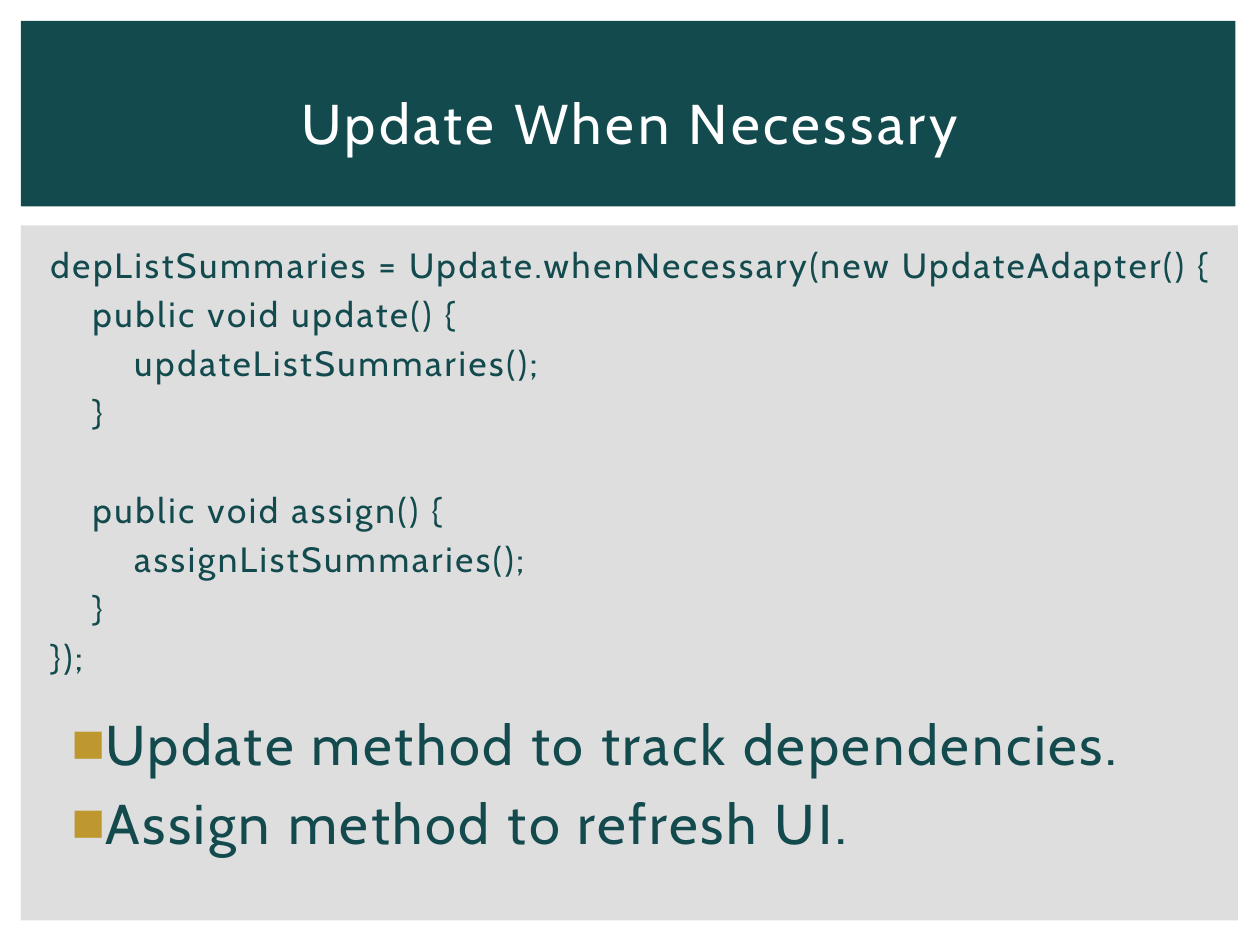
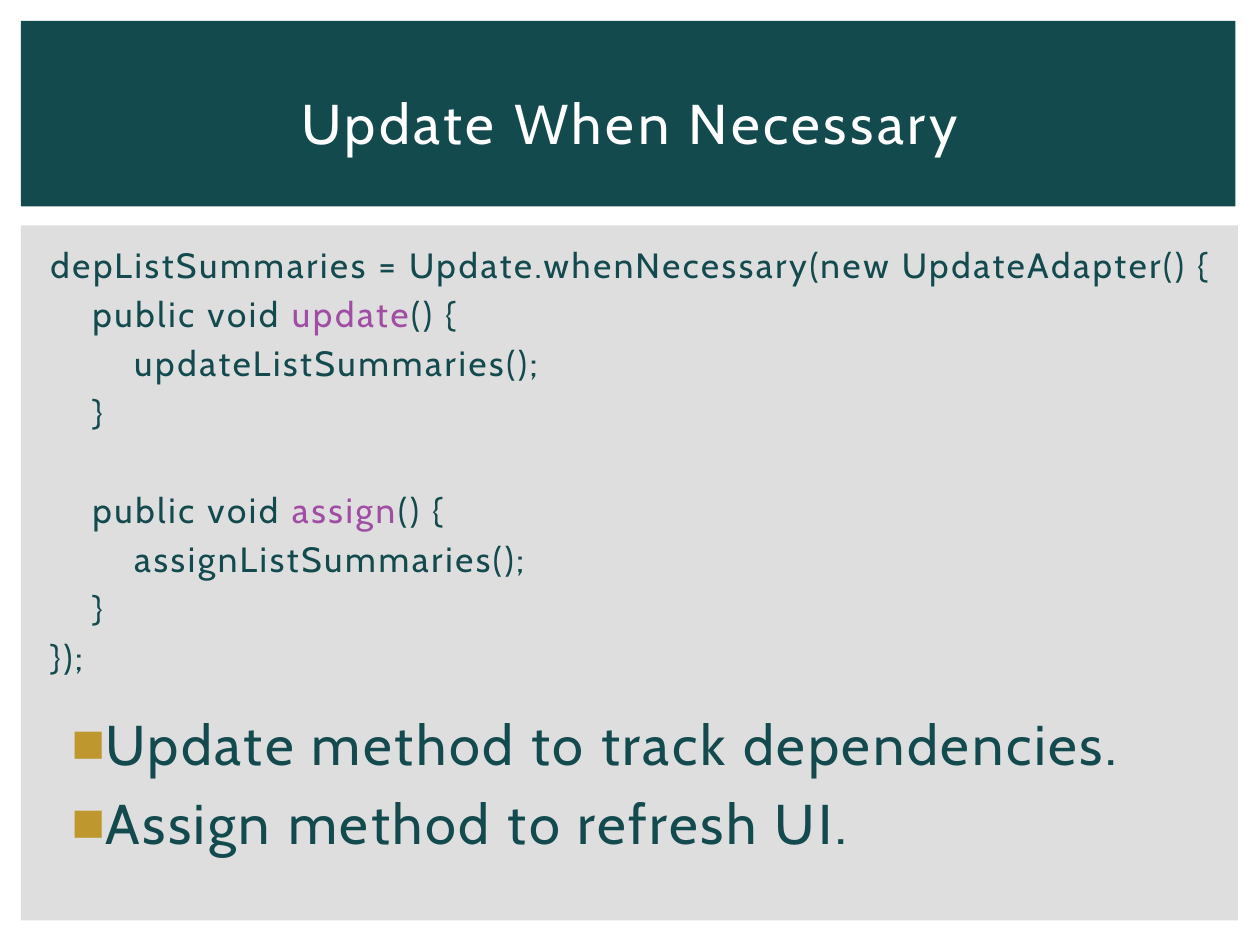
Before and after one commit to michaellperry/CorrespondenceAndroid, a slide deck: slide 17 of Collaborative Android Apps.pptx (slide 15 before the commit). Drawn at 1260x945 pixels with LibreOffice and Linux fonts; fonts in the diff are those of the drawing. Boxes give left, top, right and bottom in pixels: in the first picture for what was removed or moved away, otherwise in the second. Text is boxed around its words. In the diff, an @@ line names an element or a change of style, - is before the commit and + after.

```diff
--- a/Collaborative Android Apps.pptx
+++ b/Collaborative Android Apps.pptx
@@ text at bbox=[92, 300, 432, 531]: text colour #134A4E to #A04DA3 in "update()", "assign()" @@
```
Also in this commit, not shown: 5 other slides changed, 3 slides added.
